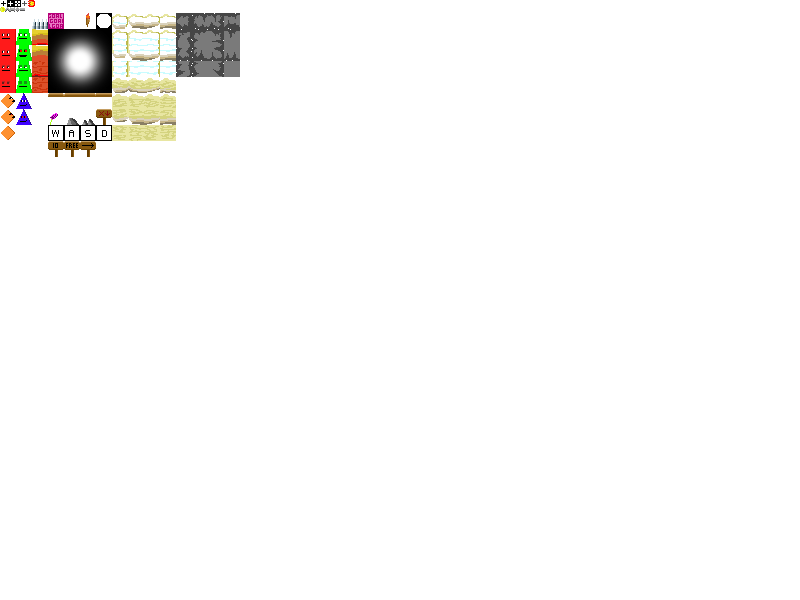
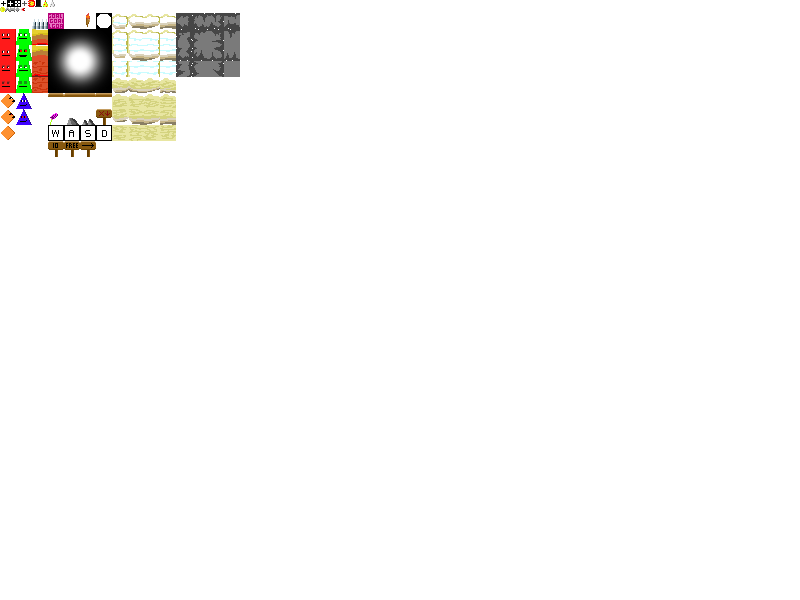
Two versions of the same layered image (800 × 600). Layer-by-layer changes:
added layer "TinHat" in group "Misc" over (50, 0, 55, 7)
added layer "PartyHat" in group "Misc" over (43, 0, 48, 7)
added layer "TopHat" in group "Misc" over (35, 0, 42, 7)
